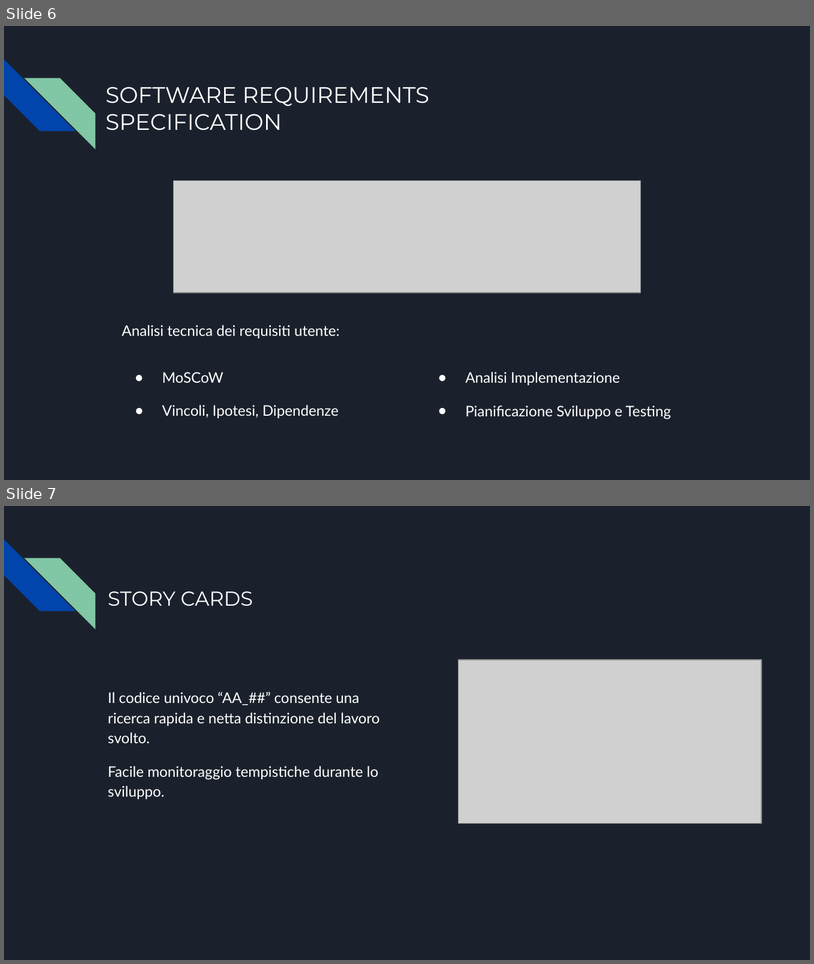
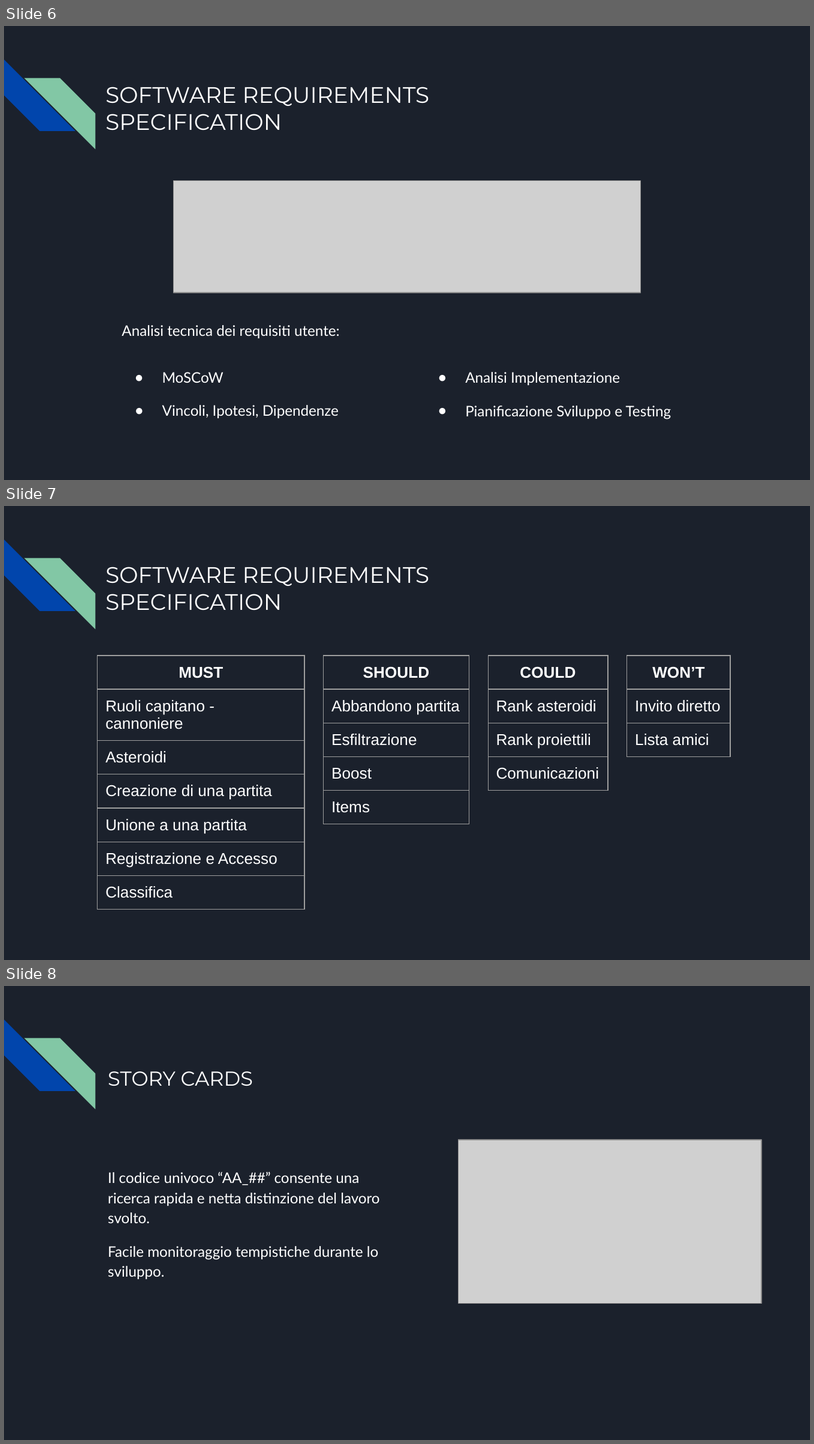
Before and after one commit to Progetti-ING-SW-INFO-UniPR/INGSW-2425-T5-A, a slide deck: Progettazione/AstroAllies_Presentazione_AndreaCagnolati.pptx. Shown one above the other, each under a label of ours: slides 6 and 7 before the commit, slides 6, 7 and 8 after it. The pictures are 814x964 and 814x1444 pixels, drawn with LibreOffice and Linux fonts; fonts in the diff are those of the drawing; grey boxes stand for pictures. Boxes give left, top, right and bottom in pixels: in the first picture for what was removed or moved away, otherwise in the second. Text is boxed around its words. In the diff, an @@ line names an element or a change of style, - is before the commit and + after.

```diff
--- a/Progettazione/AstroAllies_Presentazione_AndreaCagnolati.pptx
+++ b/Progettazione/AstroAllies_Presentazione_AndreaCagnolati.pptx
@@ slide 7 added at [4, 506, 810, 960], background #1B212C; not listed: 2 template elements that a slide beside it also shows @@
@@ title added at [105, 567, 429, 610], 20 pt, text #FFFFFF @@
+SOFTWARE REQUIREMENTS
+SPECIFICATION
@@ table added at [98, 655, 305, 919], 7 rows, 1 columns @@
+MUST
+Ruoli capitano - cannoniere
+Asteroidi
+Creazione di una partita
+Unione a una partita
+Registrazione e Accesso
+Classifica
@@ table added at [323, 655, 468, 919], 5 rows, 1 columns @@
+SHOULD
+Abbandono partita
+Esfiltrazione
+Boost
+Items
@@ table added at [489, 655, 609, 919], 4 rows, 1 columns @@
+COULD
+Rank asteroidi
+Rank proiettili
+Comunicazioni
@@ table added at [627, 655, 731, 919], 3 rows, 1 columns @@
+WON’T
+Invito diretto
+Lista amici
@@ what was slide 7 is now slide 8 @@
```
Also in this commit, not shown: 1 slide changed, 1 other file.
